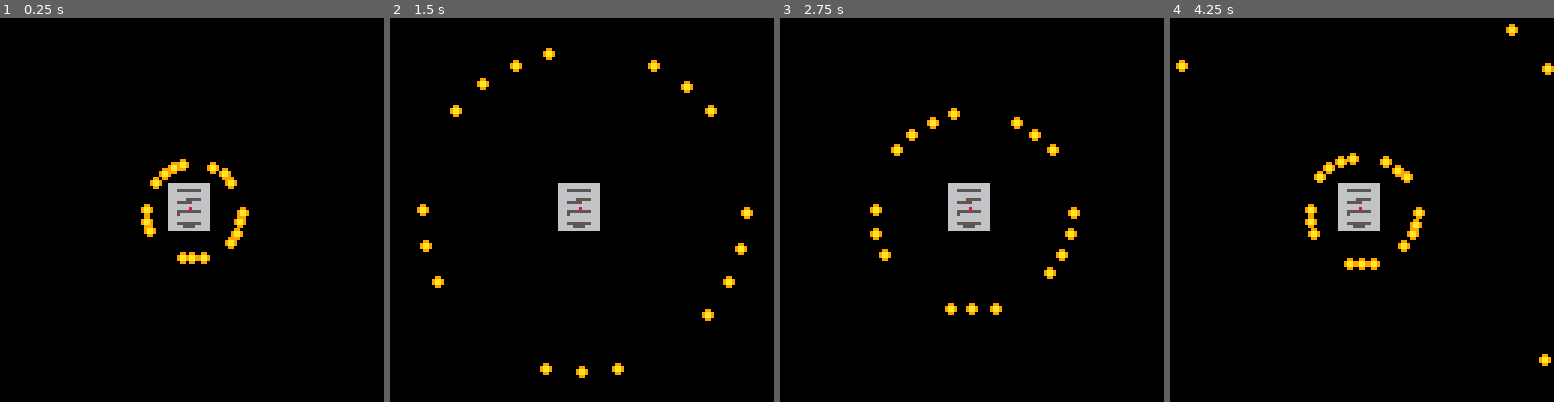
Above: before the commit, frames 1-4 (left to right).
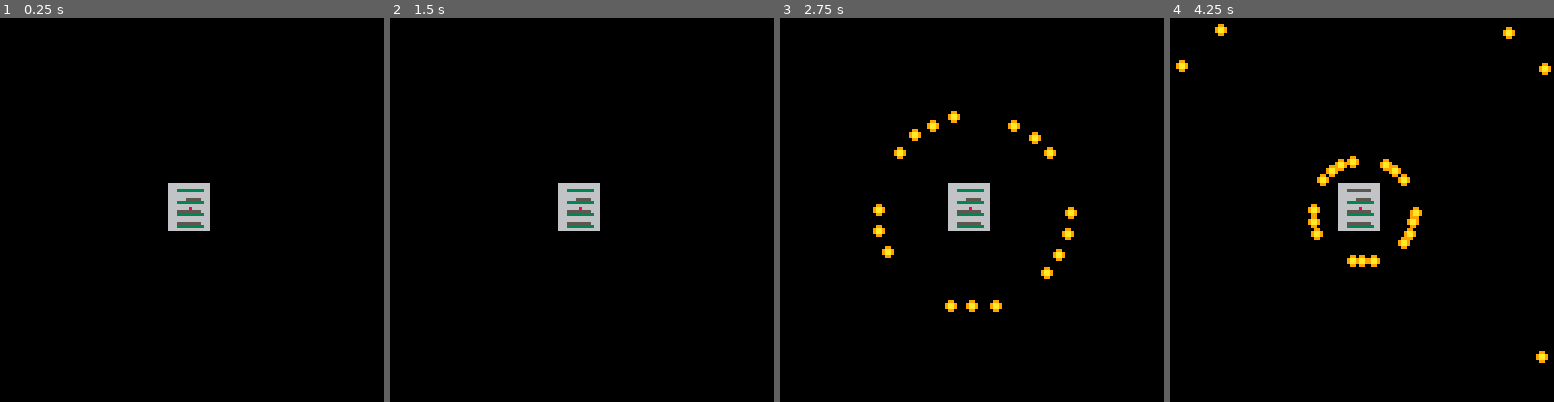
Above: after the commit, the same moments.

Repository: Vellih0r/theveryseriousjuniperdevgamejam
Game: PICO-8 cartridge days/day1.p8
Same seed, same stepped clock (60 frames per second), same inputs: the game is played once before the commit and once after it.
Inputs:
- Up to frame 1 (0.25 s): no input
- Up to frame 2 (1.5 s): no input
- Up to frame 3 (2.75 s): no input
- Up to frame 4 (4.25 s): no input

The runs differ from the first frame. In frame 1, 1.4% of the frame differs, in the area x 36-65%, y 36-65%; in frame 2, 1.5%; in frame 3, 1.5%; in frame 4, 1.8%, in the area x 11-100%, y 1-91%.

Commit message:
in day1 boss parts added and death, in untitled Senku.s code rerefactored: hook variables put inside object, shortcuts for variables, small fixes

Diff:
--- a/days/day1.p8
+++ b/days/day1.p8
@@ -6,19 +6,16 @@
 	b = nil
 	bullets = {}
 	b = load_boss(63,63)
-	b.a1(b.x, b.y, 16)
 end
 
 function _update()
-	if t() % 2 == 0 then
-		b.a1(b.x, b.y,16)
-	end
-	foreach(bullets,  bullet_move)
+	foreach(bullets, bullet_move)
+	if (b) boss_moveset()
 end
 
 function _draw()
 	cls()
-	spr(b.sprite, b.x-b.w/2, b.y-b.h/2, 2,2)
+	if (b) b.draw()
 
 	-- center
 	pset(63,63, 8)
@@ -26,19 +23,69 @@
 	foreach(bullets, bullet_draw)
 end
 
+
+
+
+-->8
+--bullets
+function bullet_create(x,y,dx,dy)
+	add(bullets, {
+			x=x,   y=y,
+			dx=dx, dy=dy,
+			w=4, h=4,
+			sprite=3,
+		}
+	)
+end
+
+function bullet_move(b)
+	b.x += b.dx
+	b.y += b.dy
+	if b.x > 128 or b.x < 0 or
+		  b.y > 128 or b.y < 0
+	then
+		del(bullets, b)
+	end
+end
+
+function bullet_draw(b)
+	spr(b.sprite,b.x,b.y)
+end
+-->8
+-- bosses
+function boss_hit()
+	b.cur_parts -= 1
+	if b.cur_parts < 1 then
+		b.dead = true
+	end
+	-- animations
+end
+
+function get_next_boss_part()
+	local i = b.max_parts - b.cur_parts + 1
+	local x = b.x
+	local y = b.y-10+i*4
+
+	return x,y
+end
+
+
 -- first boss
-
 function load_boss(x,y)
 	local boss = {
 		x=x, y=y,
 		h=16, w=16,
 		sprite=1,
-		details=4,
+		max_parts=4,
+		cur_parts=4,
 		level=1,
-		a1 = basic_atack
+		draw=basic_draw,
+		a1 = basic_atack,
 	}
 	return boss
 end
+
+-- atacks!!!
 
 function basic_atack(x,y,n)
 	local angle_deg, angle_rad=0
@@ -57,28 +104,29 @@
 	end
 end
 
-function bullet_create(x,y,dx,dy)
-	add(bullets, {
-			x=x,   y=y,
-			dx=dx, dy=dy,
-			w=4, h=4,
-			sprite=3,
-		}
-	)
-end
+function boss_moveset()
+	if t() % 2 == 0 then
+		b.a1(b.x, b.y,16)
+	end
 
-function bullet_move(b)
-	b.x += b.dx
-	b.y += b.dy
-	if  b.x > 128 or b.x < 0 or
-		   b.y > 128 or b.y < 0
-	then
-		del(bullets, b)
+	-- demo, delete this
+	if t() % 4 == 0 then
+		boss_hit()
+	end
+
+	if b.dead then
+		b = bil
 	end
 end
 
-function bullet_draw(b)
-	spr(b.sprite,b.x,b.y)
+function basic_draw()
+	spr(b.sprite, b.x-b.w/2, b.y-b.h/2, 2,2)
+	local start = b.max_parts - b.cur_parts + 1
+	for i=start,b.max_parts do
+		local x = b.x + 4
+		local y = b.y-10+i*4
+		line(b.x-4,y,x,y,3)
+	end
 end
 __gfx__
 00000000066666666666666000000000000000000000000000000000000000000000000000000000000000000000000000000000000000000000000000000000
--- a/untitled_1.p8
+++ b/untitled_1.p8
@@ -18,33 +18,21 @@
 	dy = 0,
 	tx = 0,
 	ty = 0,
-	is_moving = false
+	speed=3,
+	is_moving = false,
+	visible = false,
+	sprite = 44,
 	}
 target ={
 	x = 72,
 	y = 32
 }
-draw_h = false
 end
 function _update()
 	move_hook(target)
 
- if btn(⬅️) then
- 	player.dx -= 1
- end
- if btn(➡️) then
- 	player.dx += 1
-
- end
-	if btn(⬆️) then
-		player.dy -= 1
-	 player.ass = true
-	else
-		player.ass = false
-	end
-	if btn(⬇️) then
-		player.dy += 1
-	end
+ player_movement()
+
 	if btn(❎) then
 		throw_hook(player,target)
 	end
@@ -52,7 +40,6 @@
 		delete_hook()
  end
 
-	move_player(player)
 
 	player.dx =	mid(-1, player.dx, 1)
 
@@ -74,16 +61,41 @@
 -->8
 -- move player
 
-function move_player(p)
+function player_movement()
+	local p = player
+
+	if (btn(⬅️)) p.dx -= 1
+
+ if (btn(➡️)) p.dx += 1
+
+	if btn(⬆️) then
+		p.dy -= 1
+	 p.ass = true
+	else
+		p.ass = false
+	end
+
+	if (btn(⬇️)) p.dy += 1
+
+	move_player()
+end
+
+function move_player()
+	local p = player
+
 	local next_x = p.x + p.dx
 
 	if p.dx > 0 then
-		if not is_tile_flag(next_x + 7,p.y,0) and not is_tile_flag(next_x +7,p.y +7,0) then
+		if not is_tile_flag(next_x+7,p.y,0)
+		and not is_tile_flag(next_x+7,p.y+7,0)
+		then
 			p.x = next_x
 		end
 
 	elseif p.dx < 0 then
-		if not is_tile_flag(next_x, p.y,0) and not is_tile_flag(next_x, p.y +7,0) then
+		if not is_tile_flag(next_x,p.y,0)
+		and not is_tile_flag(next_x,p.y+7,0)
+		then
 			p.x = next_x
 		end
 	end
@@ -91,20 +103,37 @@
 	local next_y = p.y + p.dy
 
 	if p.dy > 0 then
-		if not is_tile_flag(p.x, next_y + 7,0) and not is_tile_flag(p.x +7, next_y + 7,0) then
+		if not is_tile_flag(p.x,next_y+7,0)
+		and not is_tile_flag(p.x+7,next_y+7,0)
+		then
 			p.y = next_y
 		end
 
 	elseif p.dy < 0 then
-		if not is_tile_flag(p.x,next_y,0) and not is_tile_flag(p.x + 7,next_y,0) then
+		if not is_tile_flag(p.x,next_y,0)
+		and not is_tile_flag(p.x+7,next_y,0)
+		then
 			p.y = next_y
 		end
 	end
+	-- screen edges
 	p.x = mid(0, p.x, 120)
  p.y = mid(0, p.y, 120)
 end
 -->8
 -- colision
+
+-- basic box collision
+function collide(o1,o2)
+	if o1.x < o2.x + o2.w
+	or o2.x < o1.x + o1.w
+	or o1.y < o2.y + o2.h
+	or o2.y < o1.y + o1.h
+	then
+		return true
+	end
+	return false
+end
 
 function is_tile_flag(x,y,f)
 	local map_x = flr(x / 8)
@@ -113,54 +142,59 @@
 	local tile = mget(map_x,map_y)
 	return fget(tile, f)
 end
--->8
--- player colition
-function check_player_colition(p,f)
+
+-- player colision
+function check_player_colition(f)
+	local p = player
 	if is_tile_flag(p.x + 1, p.y + 1, f) or
 				is_tile_flag(p.x + 6, p.y + 1, f) or
 				is_tile_flag(p.x + 1, p.y + 6, f) or
 				is_tile_flag(p.x + 1, p.y + 1, f)
 	then
 			return true -- player touched this flag
-
 	else
 			return false	-- player doesn't touched the flag
-end
-end
+	end
+end
+-->8
+
 -->8
 -- hook
-function throw_hook(player,target)
-draw_h = true
-
-hook.x = player.x + 4
-hook.y = player.y + 4
-
-local angle = atan2(target.x - hook.x,target.y - hook.y)
-
-hook.dx = cos(angle * 4)
-hook.dy = sin(angle * 4)
-
-hook.tx = target.x
-hook.ty = target.y
-hook.is_moving = true
-end
-
-function draw_hook(h)
-	if draw_h then
-			spr(43,h.x,h.y)
-			line(player.x+4,player.y+4, h.x, h.y,1)
+function throw_hook()
+	hook.visible = true
+
+	local angle = atan2(target.x - hook.x,target.y - hook.y)
+
+	hook.dx = cos(angle)
+	hook.dy = sin(angle)
+
+	hook.x = player.x + hook.dx * hook.speed
+	hook.y = player.y + hook.dy * hook.speed
+
+	hook.tx = target.x
+	hook.ty = target.y
+	hook.is_moving = true
+end
+
+function draw_hook()
+	if hook.visible then
+			spr(hook.sprite,hook.x,hook.y)
+			line(player.x+4,player.y+4,
+			hook.x+4, hook.y+3,1)
 	end
 end
 
 
 function move_hook()
-	if draw_h and hook.is_moving then
-
-		hook.x += hook.dx
-		hook.y += hook.dy
-
-		if abs(hook.x - hook.tx) < 3 and abs(hook.y - hook.ty) < 3 then
-	 		hook.x = kook.tx
+	if hook.visible and hook.is_moving then
+
+		hook.x += hook.dx * hook.speed
+		hook.y += hook.dy * hook.speed
+
+		if abs(hook.x - hook.tx) < 3
+		and abs(hook.y - hook.ty) < 3
+		then
+	 		hook.x = hook.tx
 	 		hook.y = hook.ty
 	 		hook.is_moving = false
 		end
@@ -168,12 +202,12 @@
 end
 
 function delete_hook()
-draw_h = false
-hook.x = 0
-hook.y = 0
-hook.dx = 0
-hook.dy = 0
-hook.is_moving = false
+	hook.visible = false
+	hook.x = 0
+	hook.y = 0
+	hook.dx = 0
+	hook.dy = 0
+	hook.is_moving = false
 end
 __gfx__
 00000000077666700676767000000000000000000000000000000000000000000000000000000000000000000000000000000000000000000000000000000000
@@ -193,10 +227,10 @@
 00799600007dd6000000000000000000000000000000000077677666766077600000000000000000000000000000000000000000000000000000000000000000
 0090090000d00d000000000000000000000000000000000066666676555055500000000000000000000000000000000000000000000000000000000000000000
 00000000044666400000000000000000555555555555555500000000000000000000000000000000000000001100000000000000000000000000000000000000
-00000000646555600000000000000000500000055000000500000000000000000000000000000000000000000110000000000000000000000000000000000000
-0000000066655560000000000000000050dddd0550dddd0500000000000000000000000000000000000000000011000000000000000000000000000000000000
-0000000006446640000000000000000050d5530550355d0500000000000000000000000000000000000000000001100000000000000000000000000000000000
-00000000006fd600000000000000000050d6600550066d0500000000000000000000000000000000000000000000a00000000000000000000000000000000000
+000000006465556000000000000000005000000550000005000000000000000000000000000000000000000001100000000aaa00000000000000000000000000
+0000000066655560000000000000000050dddd0550dddd05000000000000000000000000000000000000000000110000000a0a00000000000000000000000000
+0000000006446640000000000000000050d5530550355d0500000000000000000000000000000000000000000001100000000a00000000000000000000000000
+00000000006fd600000000000000000050d6600550066d0500000000000000000000000000000000000000000000a000000aaa00000000000000000000000000
 00000000066ff4600000000000000000500000055000000500000000000000000000000000000000000000000000a0a000000000000000000000000000000000
 00000000004664000000000000000000500000055000000500000000000000000000000000000000000000000000aaa000000000000000000000000000000000
 00000000006006000000000000000000555555555555555500000000000000000000000000000000000000000000000000000000000000000000000000000000
